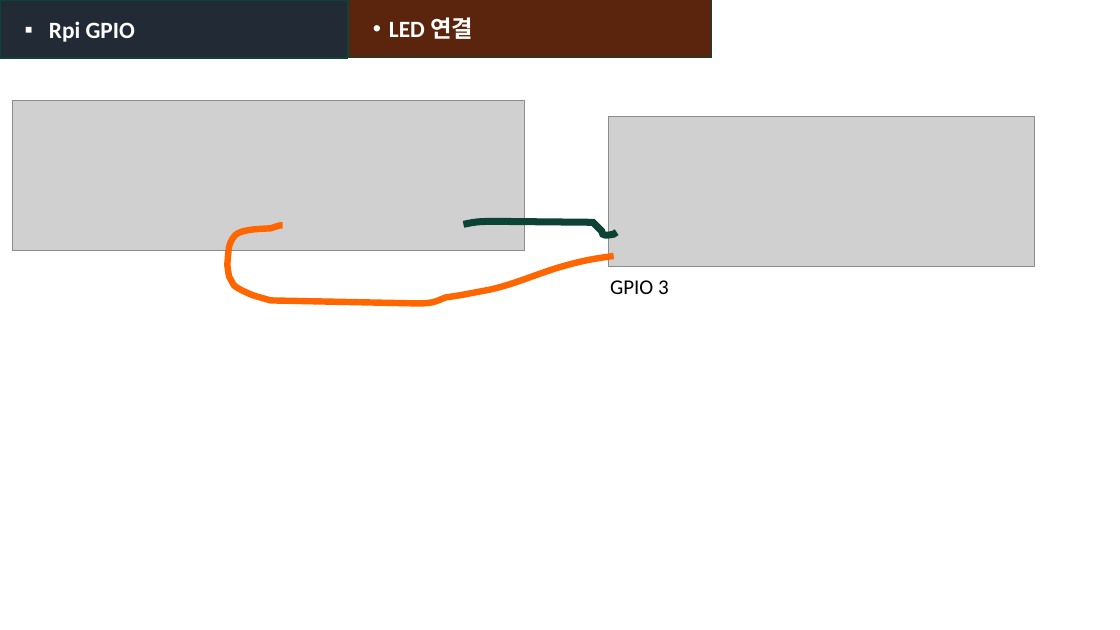
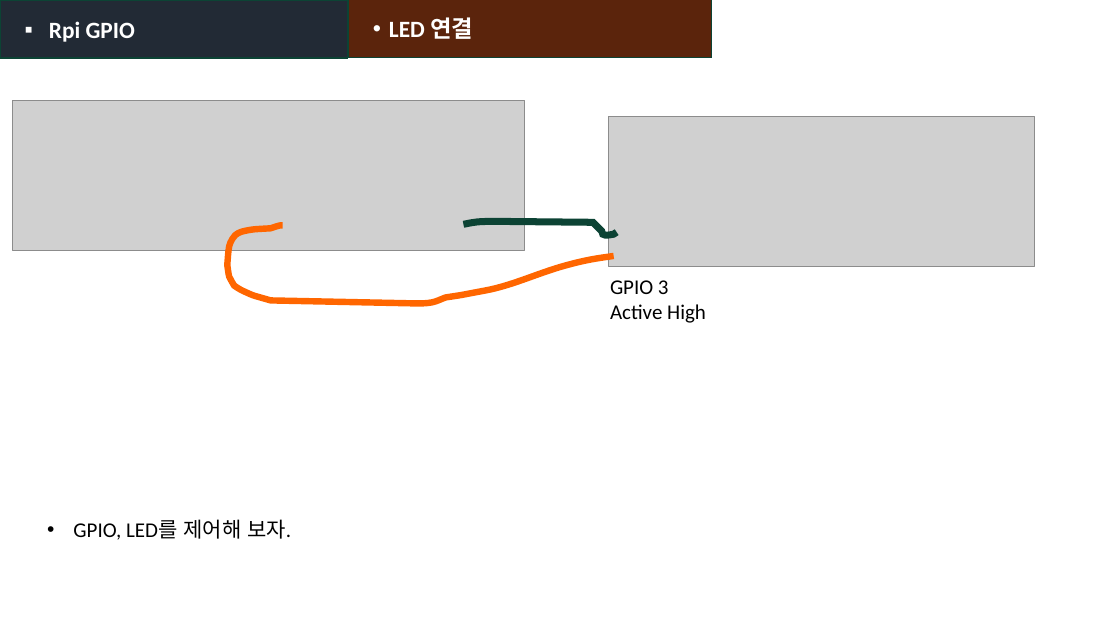
Before and after one commit to heartcom/Linux-Program, a slide deck: slide 5 of 2_Rpi_GPIO_DHT11_PyQt.pptx. Drawn at 1120x630 pixels with LibreOffice and Linux fonts; fonts in the diff are those of the drawing; grey boxes stand for pictures. Boxes give left, top, right and bottom in pixels: in the first picture for what was removed or moved away, otherwise in the second. Text is boxed around its words. In the diff, an @@ line names an element or a change of style, - is before the commit and + after.

```diff
--- a/2_Rpi_GPIO_DHT11_PyQt.pptx
+++ b/2_Rpi_GPIO_DHT11_PyQt.pptx
@@ text at box(610, 304, 706, 323): paragraph added @@
+Active High
@@ text added at box(73, 519, 291, 540), 18 pt, text #000000 @@
+• GPIO, LED를 제어해 보자.
```
Also in this commit, not shown: 11 other slides changed, 29 slides added, 1 other file.
